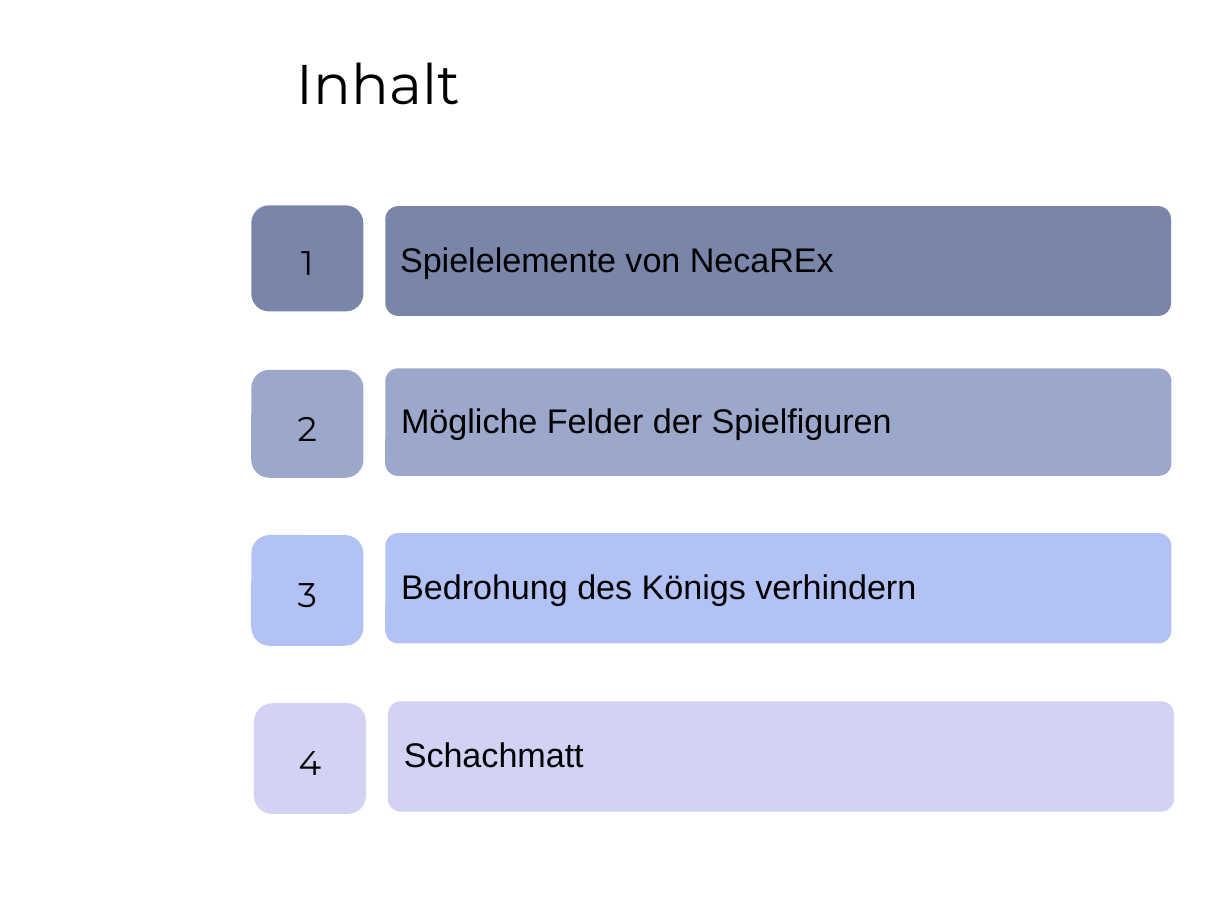
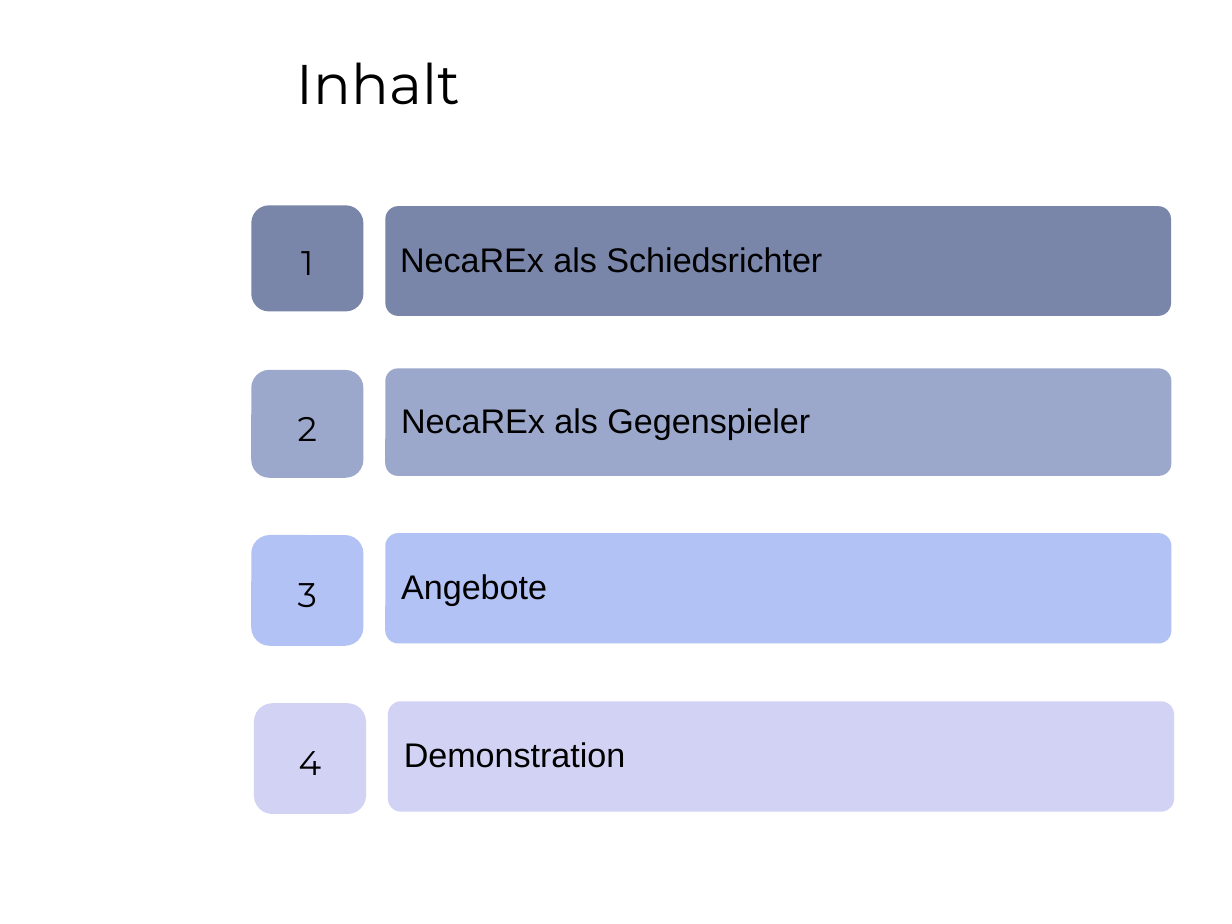
Before and after one commit to sprengmeister/IT10-t_SWE1_chess, a slide deck: slide 3 of Planung/04_Resultate/Resultate.pptx (slide 2 before the commit). Drawn at 1232x924 pixels with LibreOffice and Linux fonts; fonts in the diff are those of the drawing; background and template pictures are left out. Boxes give left, top, right and bottom in pixels: in the first picture for what was removed or moved away, otherwise in the second. Text is boxed around its words. In the diff, an @@ line names an element or a change of style, - is before the commit and + after.

```diff
--- a/Planung/04_Resultate/Resultate.pptx
+++ b/Planung/04_Resultate/Resultate.pptx
@@ text in rounded rectangle at [400, 247, 822, 273]: text changed @@
-Spielelemente von NecaREx
+NecaREx als Schiedsrichter
@@ text in rounded rectangle at [401, 408, 810, 440]: text changed @@
-Mögliche Felder der Spielfiguren
+NecaREx als Gegenspieler
@@ text in rounded rectangle at [401, 574, 547, 606]: text changed @@
-Bedrohung des Königs verhindern
+Angebote
@@ text in rounded rectangle at [404, 742, 626, 768]: text changed @@
-Schachmatt
+Demonstration
```
Also in this commit, not shown: 2 other slides changed, 8 slides added, 8 slides removed, 1 other file.
